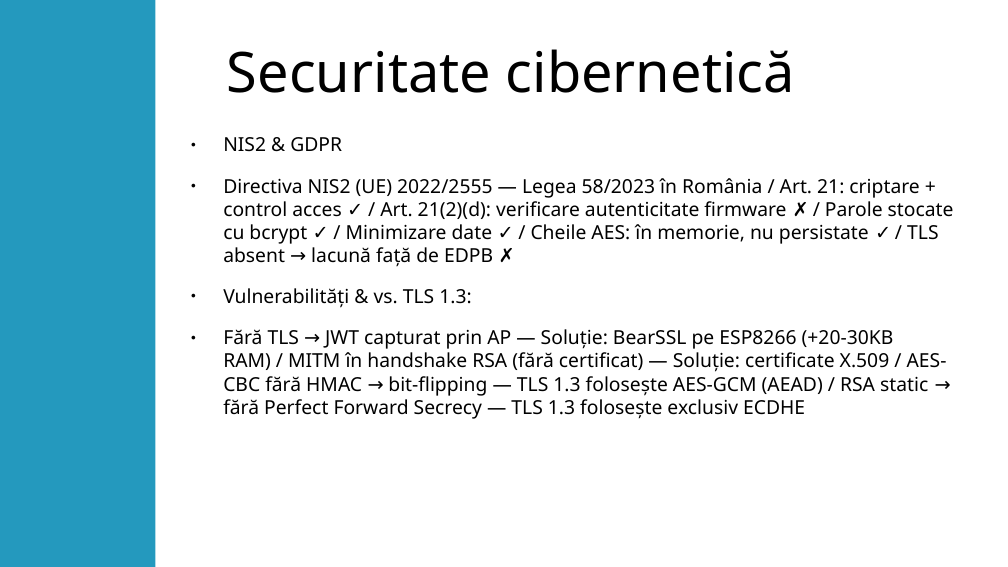
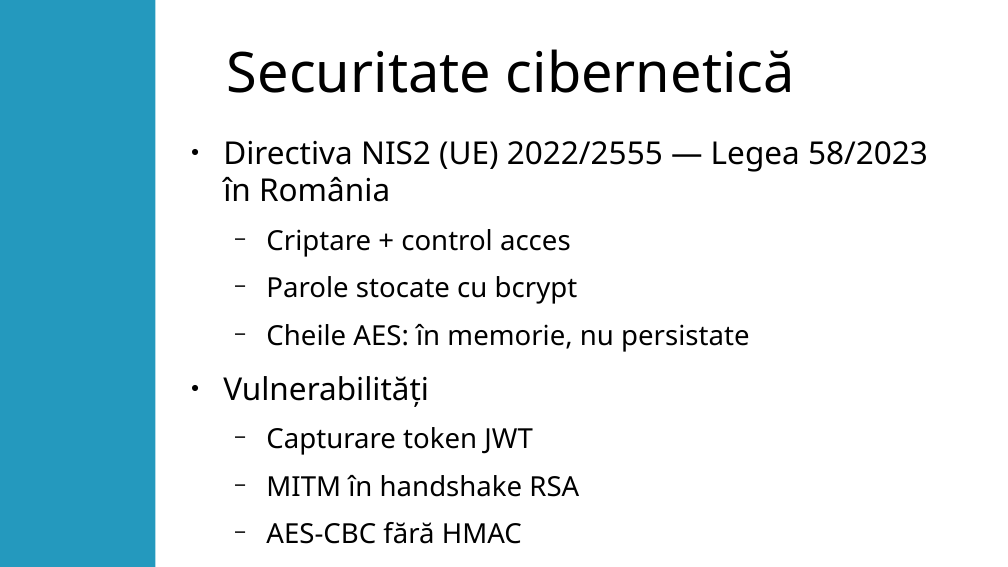
Before and after one commit to DancauRares-Andrei/proiect-Disertatie, a slide deck: slide 10 of Documentatie/Prezentare.odp. Drawn at 1008x567 pixels with LibreOffice and Linux fonts; fonts in the diff are those of the drawing. Boxes give left, top, right and bottom in pixels: in the first picture for what was removed or moved away, otherwise in the second. Text is boxed around its words. In the diff, an @@ line names an element or a change of style, - is before the commit and + after.

```diff
--- a/Documentatie/Prezentare.odp
+++ b/Documentatie/Prezentare.odp
@@ text at [223, 140, 928, 544]: text changed; size 15.2 to 21.7 pt @@
-● NIS2 & GDPR
-● Directiva NIS2 (UE) 2022/2555 — Legea 58/2023 în România / Art. 21: criptare + control acces ✓ / Art. 21(2)(d): verificare autenticitate firmware ✗ / Parole stocate cu bcrypt ✓ / Minimizare date ✓ / Cheile AES: în memorie, nu persistate ✓ / TLS absent → lacună față de EDPB ✗
-● Vulnerabilități & vs. TLS 1.3:
-● Fără TLS → JWT capturat prin AP — Soluție: BearSSL pe ESP8266 (+20-30KB RAM) / MITM în handshake RSA (fără certificat) — Soluție: certificate X.509 / AES-CBC fără HMAC → bit-flipping — TLS 1.3 folosește AES-GCM (AEAD) / RSA static → fără Perfect Forward Secrecy — TLS 1.3 folosește exclusiv ECDHE
+● Directiva NIS2 (UE) 2022/2555 — Legea 58/2023 în România
+  − Criptare + control acces
+  − Parole stocate cu bcrypt
+  − Cheile AES: în memorie, nu persistate
+● Vulnerabilități
+  − Capturare token JWT
+  − MITM în handshake RSA
+  − AES-CBC fără HMAC
```
Also in this commit, not shown: 4 other slides changed, 1 other file.
